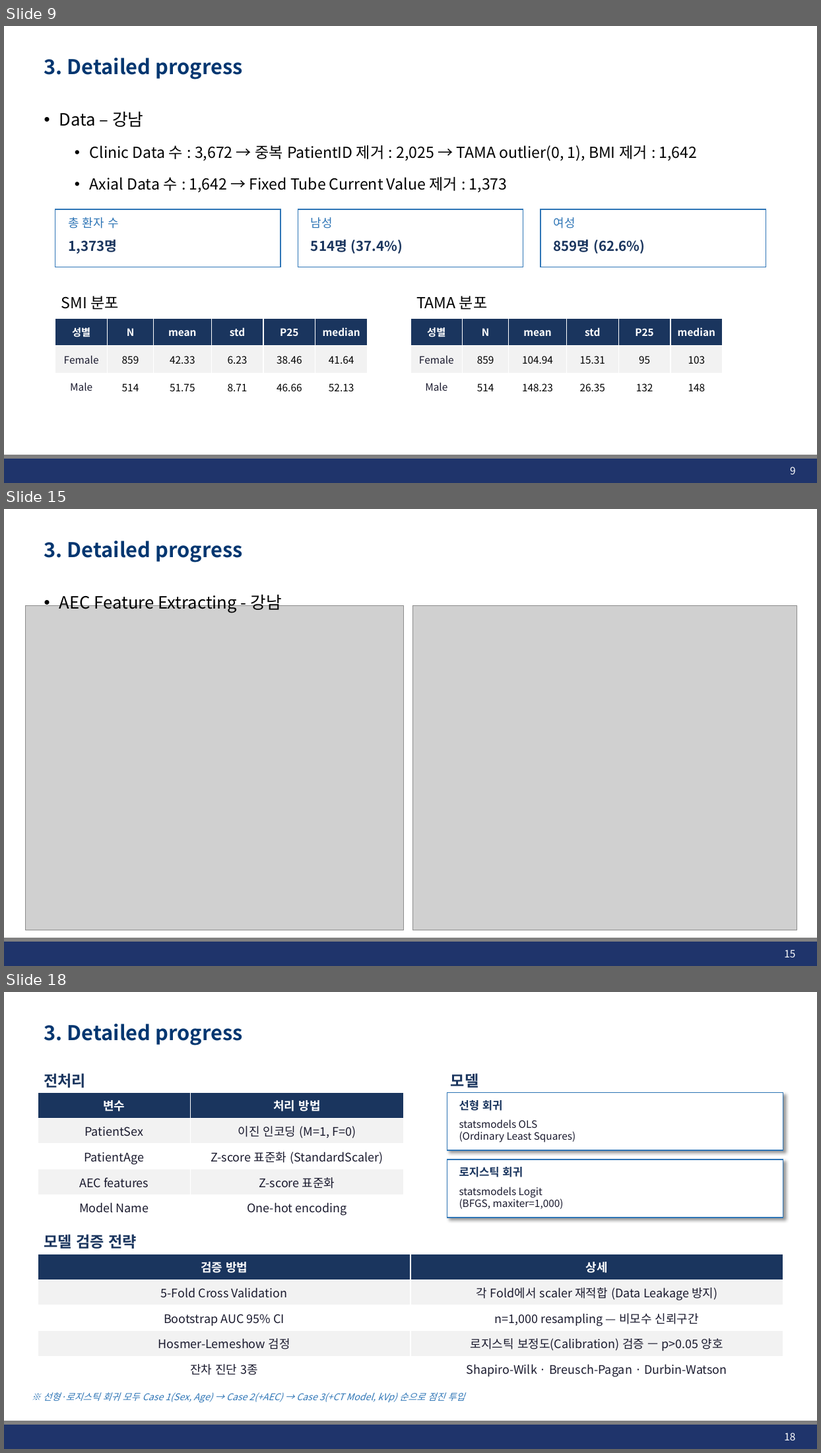
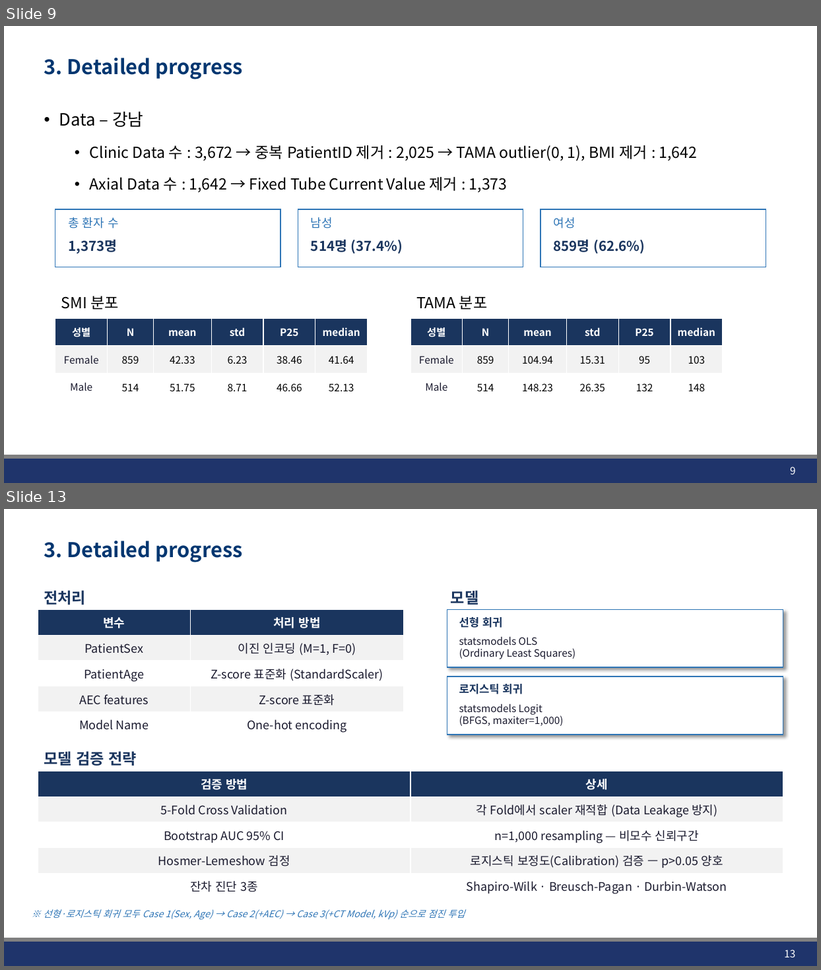
Before and after one commit to JHWannabe/2026-1_Study, a slide deck: 연구자료/260508_AEC_SMI_Analysis.pptx. Shown one above the other, each under a label of ours: slides 9, 15 and 18 before the commit, slides 9 and 13 after it; the slides between them are not shown. The pictures are 821x1453 and 821x970 pixels, drawn with LibreOffice and Linux fonts; fonts in the diff are those of the drawing; grey boxes stand for pictures; background and template pictures are left out. Boxes give left, top, right and bottom in pixels: in the first picture for what was removed or moved away, otherwise in the second. Text is boxed around its words. In the diff, an @@ line names an element or a change of style, - is before the commit and + after.

```diff
--- a/연구자료/260508_AEC_SMI_Analysis.pptx
+++ b/연구자료/260508_AEC_SMI_Analysis.pptx
@@ slide 15 removed at (4, 509, 817, 966), background #FFFFFF; not listed: 2 template elements that a slide beside it also shows @@
@@ title removed at (44, 541, 243, 562) @@
-3. Detailed progress
@@ picture removed at (25, 606, 403, 931) @@
@@ text removed at (59, 591, 281, 613) @@
-• AEC Feature Extracting - 강남
@@ picture removed at (413, 606, 797, 931) @@
@@ page number removed at (784, 950, 795, 958) @@
-15
@@ what was slide 18 is now slide 13 @@
@@ page number at (784, 950, 795, 958): text changed @@
-18
+13
```
Also in this commit, not shown: 1 slide changed, 2 slides added, 6 other slides removed, 30 other files.
